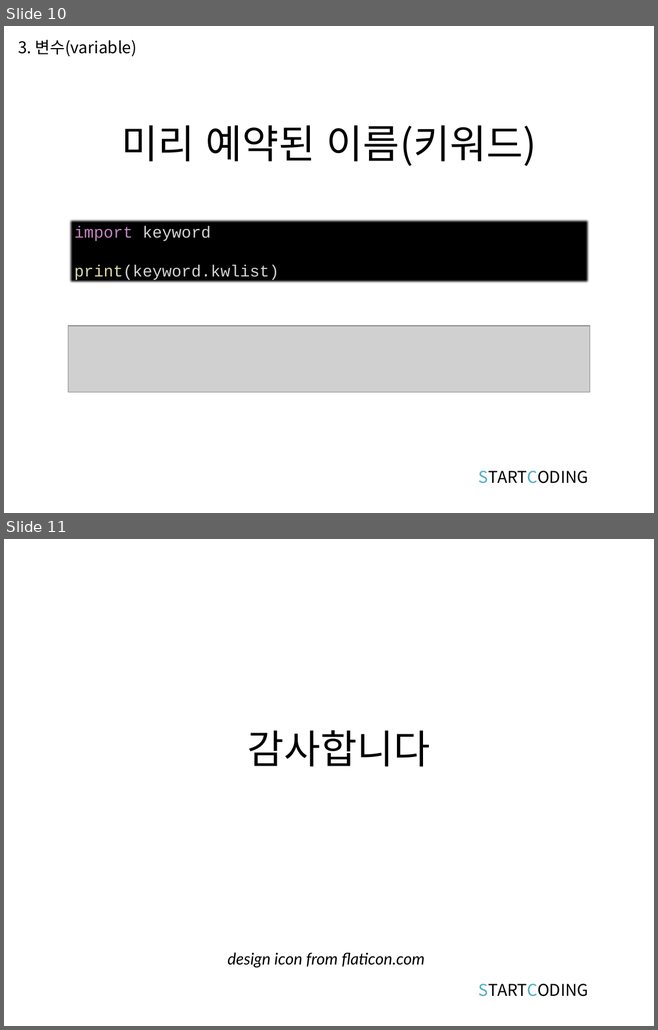
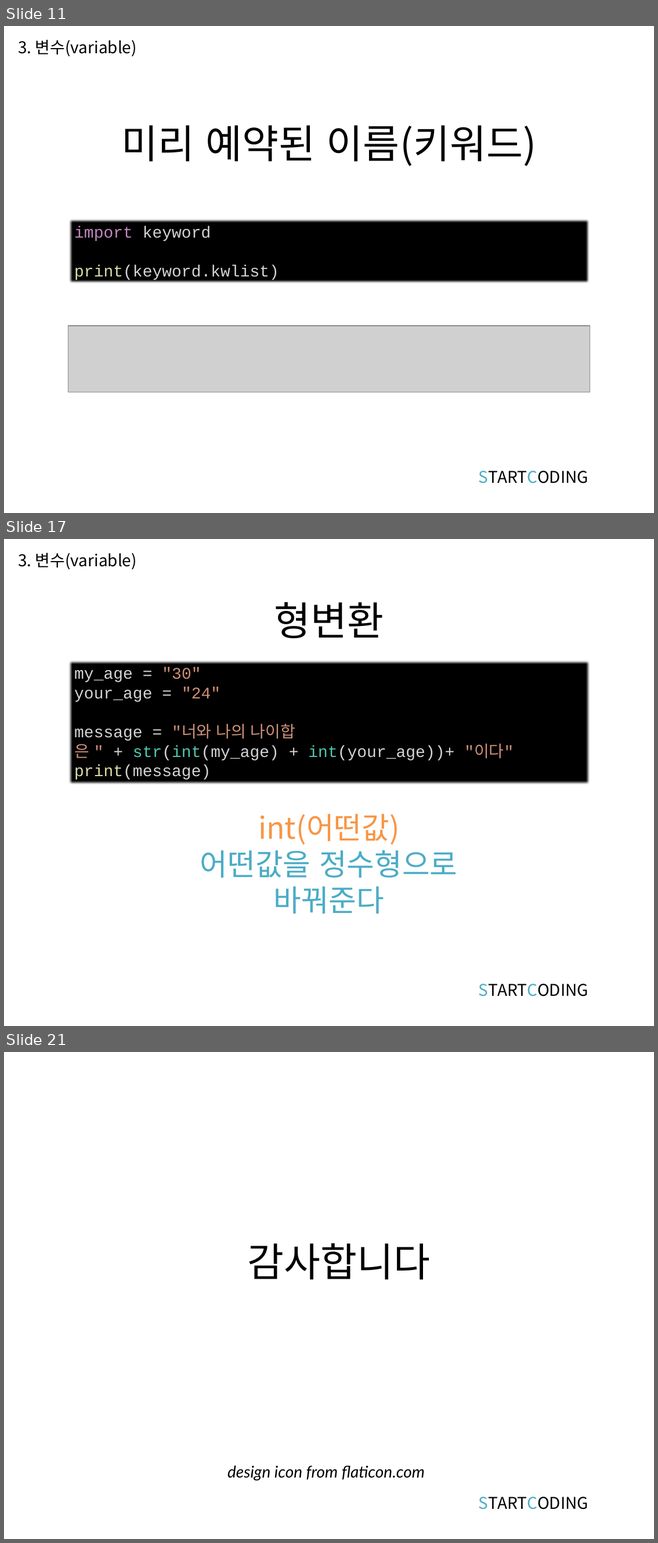
Before and after one commit to kwonkijun/python, a slide deck: 파이썬기초(PPT)/파이썬 기초 2강_자료형과 변수.pptx. Shown one above the other, each under a label of ours: slides 10 and 11 before the commit, slides 11, 17 and 21 after it; the slides between them are not shown. The pictures are 658x1030 and 658x1543 pixels, drawn with LibreOffice and Linux fonts; fonts in the diff are those of the drawing; grey boxes stand for pictures. Boxes give left, top, right and bottom in pixels: in the first picture for what was removed or moved away, otherwise in the second. Text is boxed around its words. In the diff, an @@ line names an element or a change of style, - is before the commit and + after.

```diff
--- a/파이썬기초(PPT)/파이썬 기초 2강_자료형과 변수.pptx
+++ b/파이썬기초(PPT)/파이썬 기초 2강_자료형과 변수.pptx
@@ slide 17 added at box(4, 539, 654, 1026), background #FFFFFF @@
@@ text added at box(18, 553, 137, 570), 18 pt, text #000000 @@
+3. 변수(variable)
@@ title added at box(274, 602, 383, 639), 44 pt, text #000000 @@
+형변환
@@ rectangle added at box(68, 660, 589, 784), fill #000000, 18 pt, text #D4D4D4 @@
+my_age = "30"
+your_age = "24"
+message = "너와 나의 나이합은 " + str(int(my_age) + int(your_age))+ "이다"
+print(message)
@@ text added at box(200, 814, 457, 914), 33.3 pt, text #4BACC6 @@
+int(어떤값)
+어떤값을 정수형으로 바꿔준다
@@ text added at box(478, 984, 588, 997), 18 pt, text #000000 @@
+STARTCODING
@@ what was slide 10 is now slide 11 @@
@@ what was slide 11 is now slide 21 @@
```
Also in this commit, not shown: 1 slide changed, 9 other slides added, 1 other file.
